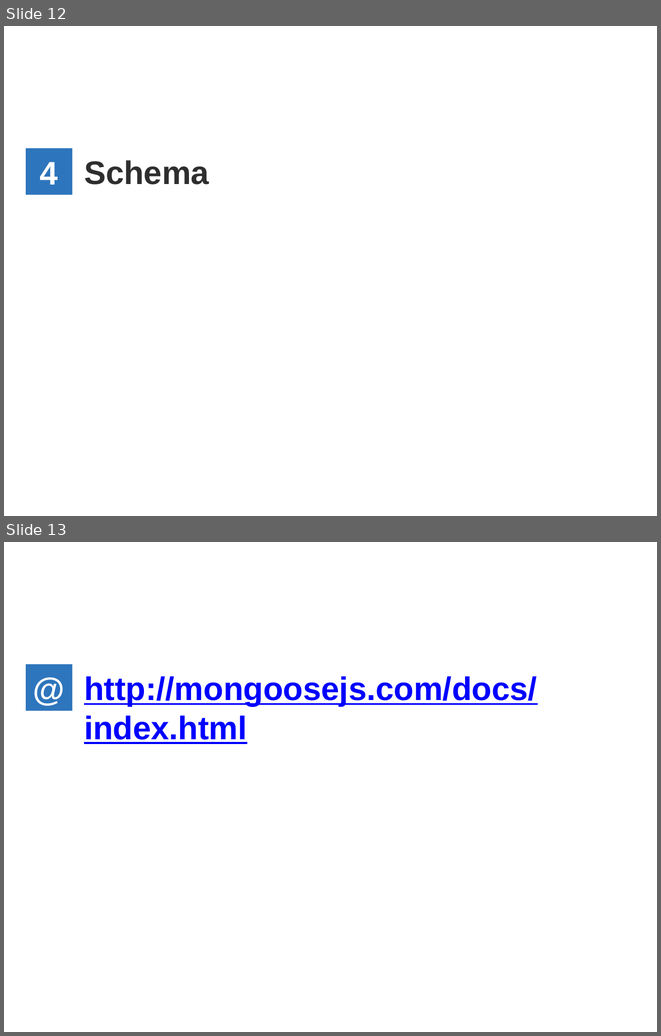
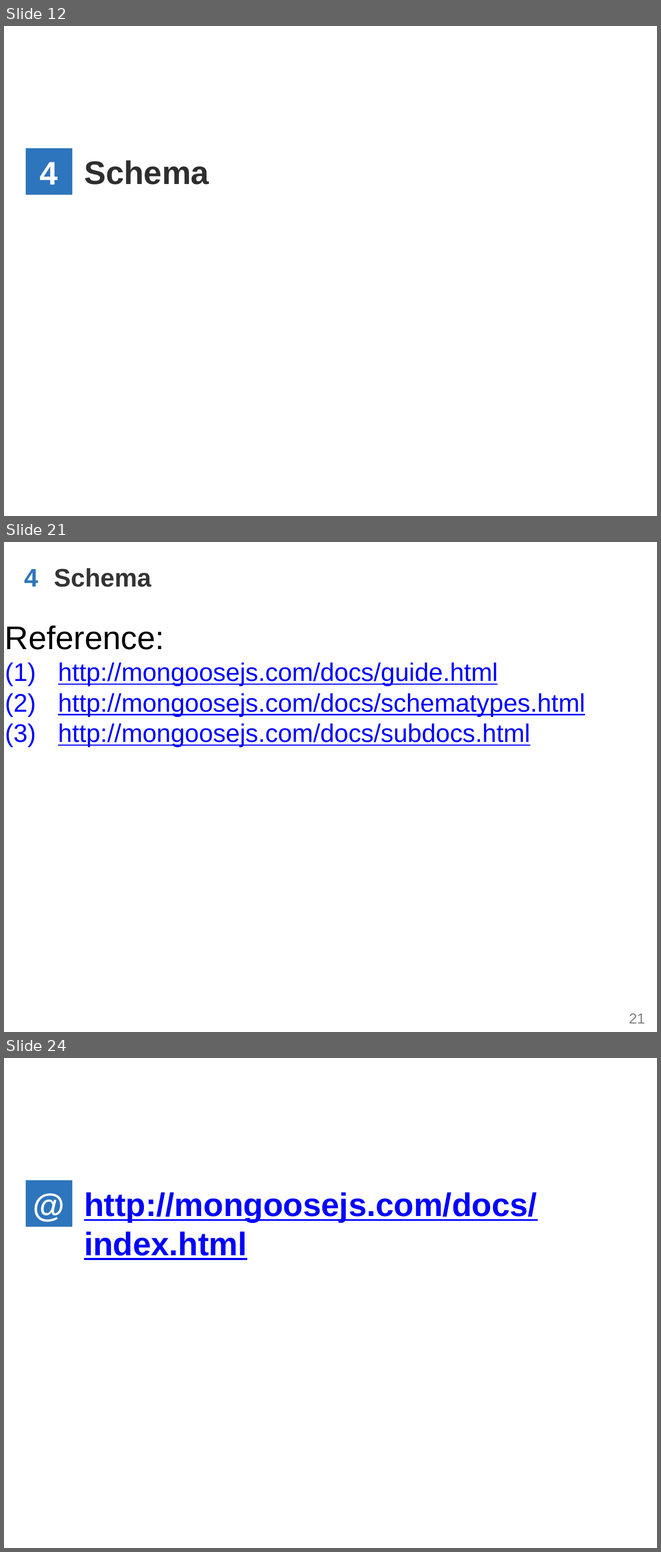
Before and after one commit to WenhaoXu/full-stack-web-course, a slide deck: db/mongodb/2017/materials/MongoDB_CH5_Using_in_nodeJS.pptx. Shown one above the other, each under a label of ours: slides 12 and 13 before the commit, slides 12, 21 and 24 after it; the slides between them are not shown. The pictures are 661x1036 and 661x1552 pixels, drawn with LibreOffice and Linux fonts; fonts in the diff are those of the drawing; background and template pictures are left out. Boxes give left, top, right and bottom in pixels: in the first picture for what was removed or moved away, otherwise in the second. Text is boxed around its words. In the diff, an @@ line names an element or a change of style, - is before the commit and + after.

Commit message:
[db] update mongoose ppt

```diff
--- a/db/mongodb/2017/materials/MongoDB_CH5_Using_in_nodeJS.pptx
+++ b/db/mongodb/2017/materials/MongoDB_CH5_Using_in_nodeJS.pptx
@@ slide 21 added at [4,542,657,1032], background #FFFFFF; not listed: 1 template element that a slide beside it also shows @@
@@ text added at [24,569,38,587], 28 pt, text #2D75BC, bold @@
+4
@@ text added at [54,568,151,587], 28 pt, text #333333, bold @@
+Schema
@@ text added at [5,625,585,747], 28 pt, text #0000FF, underline @@
+Reference:
+(1) http://mongoosejs.com/docs/guide.html
+(2) http://mongoosejs.com/docs/schematypes.html
+(3) http://mongoosejs.com/docs/subdocs.html
@@ what was slide 13 is now slide 24 @@
```
Also in this commit, not shown: 1 slide changed, 10 other slides added.
